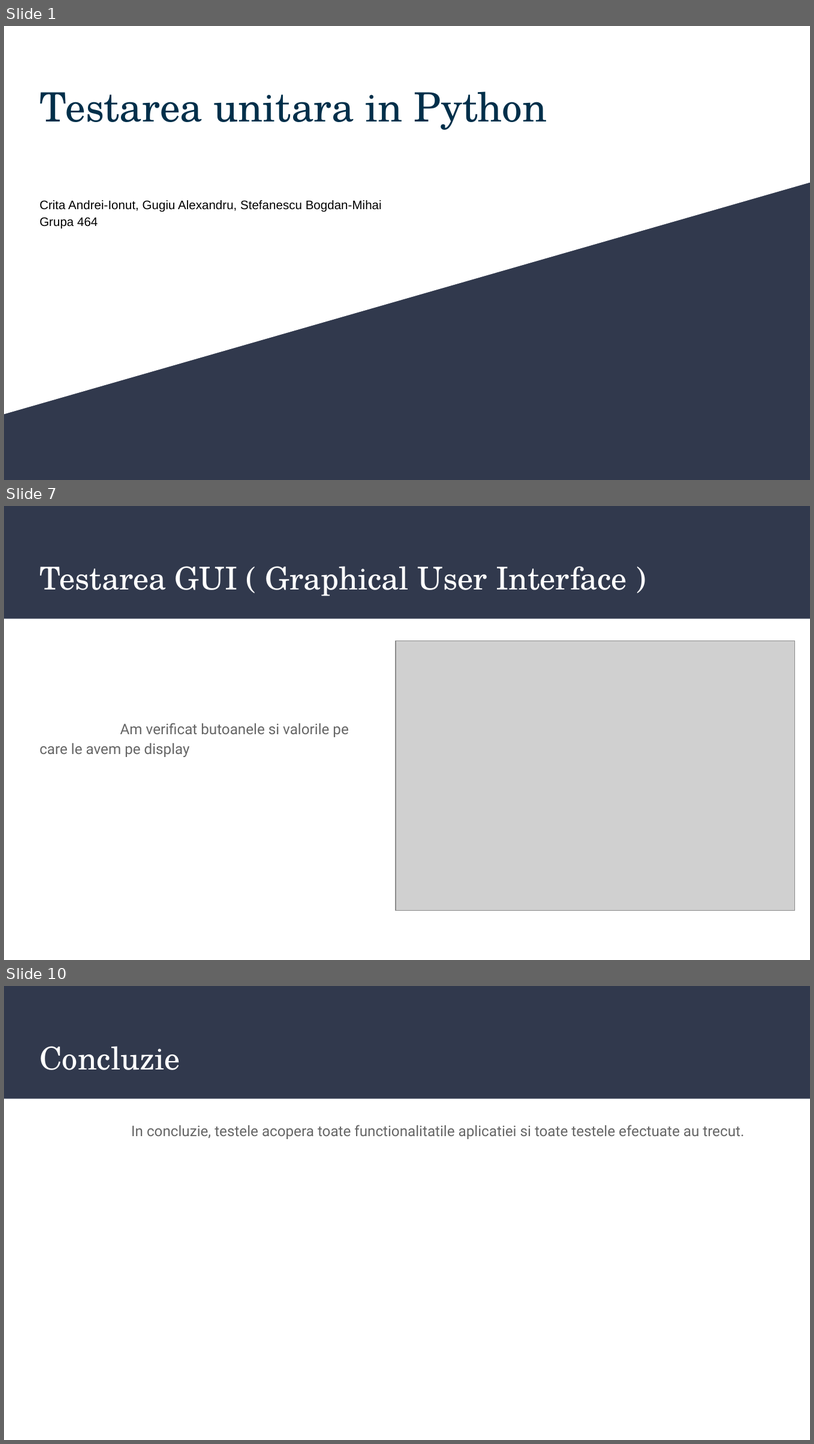
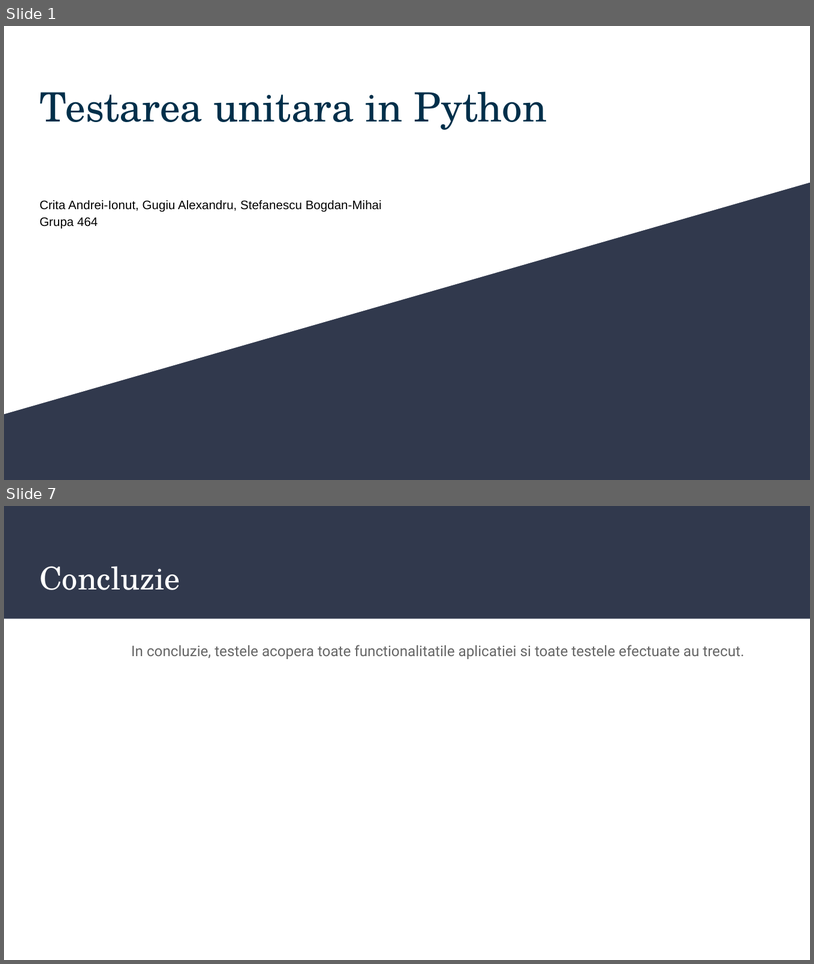
Before and after one commit to Bogdanstef20/ProiectTSS, a slide deck: Prezentare_TSS.pptx. Shown one above the other, each under a label of ours: slides 1, 7 and 10 before the commit, slides 1 and 7 after it; the slides between them are not shown. The pictures are 814x1444 and 814x964 pixels, drawn with LibreOffice and Linux fonts; fonts in the diff are those of the drawing; grey boxes stand for pictures. Boxes give left, top, right and bottom in pixels: in the first picture for what was removed or moved away, otherwise in the second. Text is boxed around its words. In the diff, an @@ line names an element or a change of style, - is before the commit and + after.

```diff
--- a/Prezentare_TSS.pptx
+++ b/Prezentare_TSS.pptx
@@ slide 7 removed at (x1=4, y1=506, x2=810, y2=960), background #FFFFFF; not listed: 1 template element that a slide beside it also shows @@
@@ title removed at (x1=39, y1=566, x2=627, y2=596) @@
-Testarea GUI ( Graphical User Interface )
@@ picture removed at (x1=396, y1=640, x2=795, y2=910) @@
@@ text removed at (x1=39, y1=723, x2=348, y2=757) @@
-Am verificat butoanele si valorile pe care le avem pe display
@@ what was slide 10 is now slide 7 @@
```
Also in this commit, not shown: 1 slide changed, 4 slides added, 6 other slides removed.
